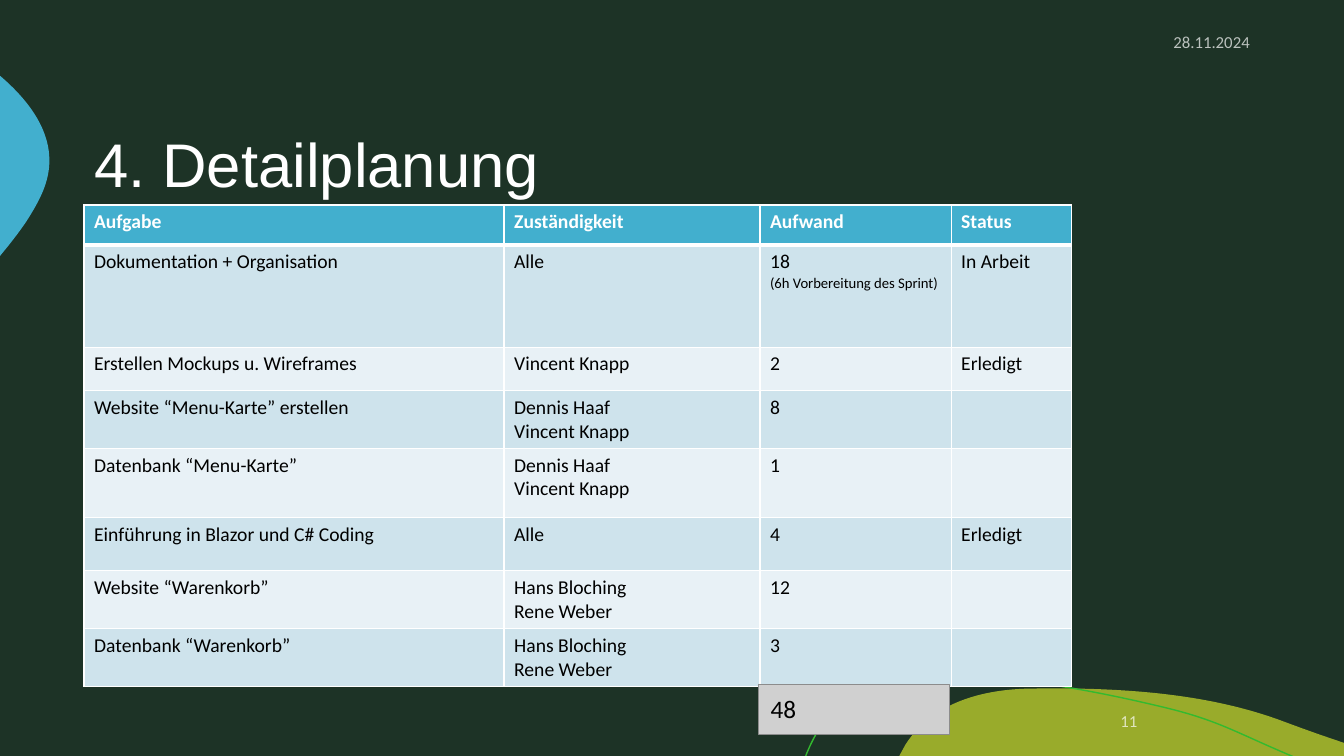
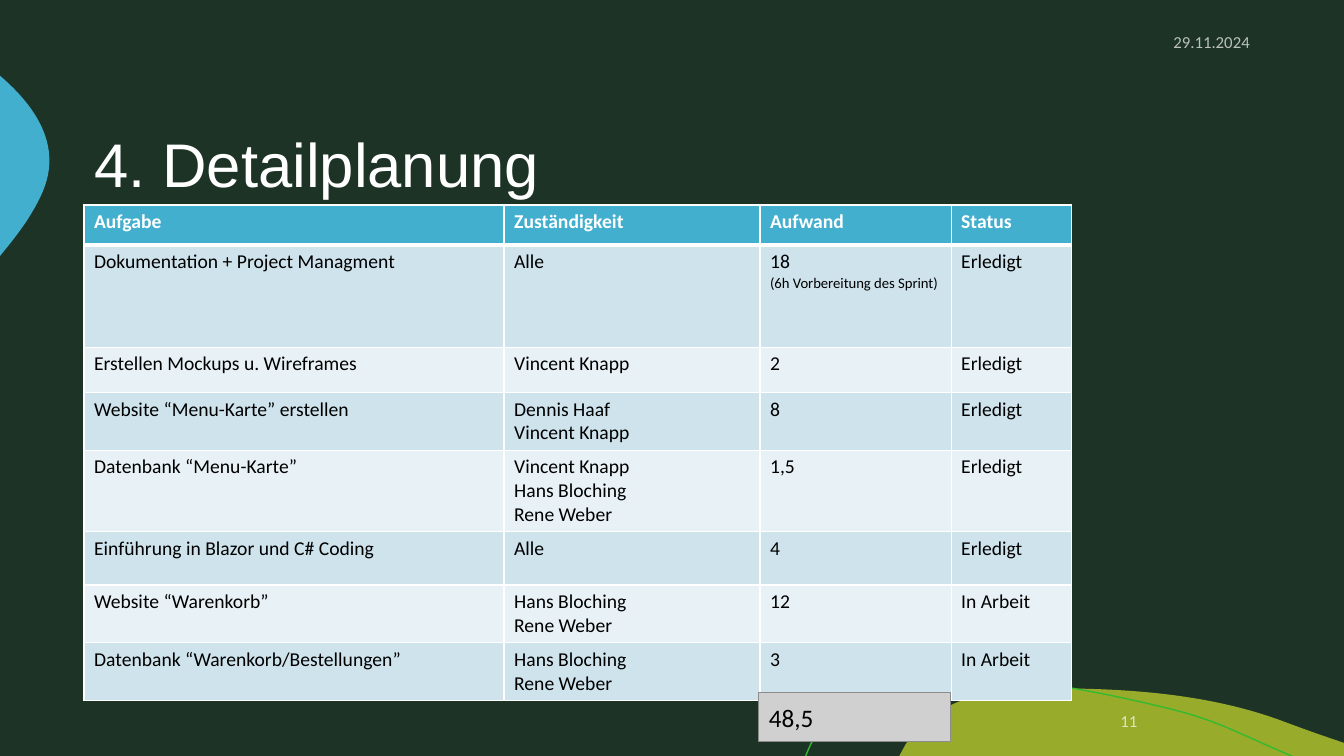
Before and after one commit to zIExpantion/ZumGelbenBach, a slide deck: slide 11 of Dokumente/Sprint-Backlog/Sprint-Backlog1.pptx. Drawn at 1344x756 pixels with LibreOffice and Linux fonts; fonts in the diff are those of the drawing; grey boxes stand for pictures; background and template pictures are left out. Boxes give left, top, right and bottom in pixels: in the first picture for what was removed or moved away, otherwise in the second. Text is boxed around its words. In the diff, an @@ line names an element or a change of style, - is before the commit and + after.

```diff
--- a/Dokumente/Sprint-Backlog/Sprint-Backlog1.pptx
+++ b/Dokumente/Sprint-Backlog/Sprint-Backlog1.pptx
@@ text at (1173,37,1249,48): text changed @@
-28.11.2024
+29.11.2024
@@ table at (84,205,1073,698) @@
-row 2, column 1: Dokumentation + Organisation
+row 2, column 1: Dokumentation + Project Managment
-row 2, column 4: In Arbeit
+row 2, column 4: Erledigt
-row 4, column 4: 
+row 4, column 4: Erledigt
-row 5: Datenbank “Menu-Karte” | Dennis Haaf / Vincent Knapp | 1 | 
+row 5: Datenbank “Menu-Karte” | Vincent Knapp / Hans Bloching / Rene Weber | 1,5 | Erledigt
-row 7, column 4: 
+row 7, column 4: In Arbeit
-row 8, column 1: Datenbank “Warenkorb”
+row 8, column 1: Datenbank “Warenkorb/Bestellungen”
-row 8, column 4: 
+row 8, column 4: In Arbeit
@@ picture: place and size @@
-picture at (758,685,950,734)
+picture at (759,693,951,742)
@@ text at (769,710,814,730): text changed @@
-48
+48,5
```
Also in this commit, not shown: 16 other slides changed, 2 slides added, 2 other files.
